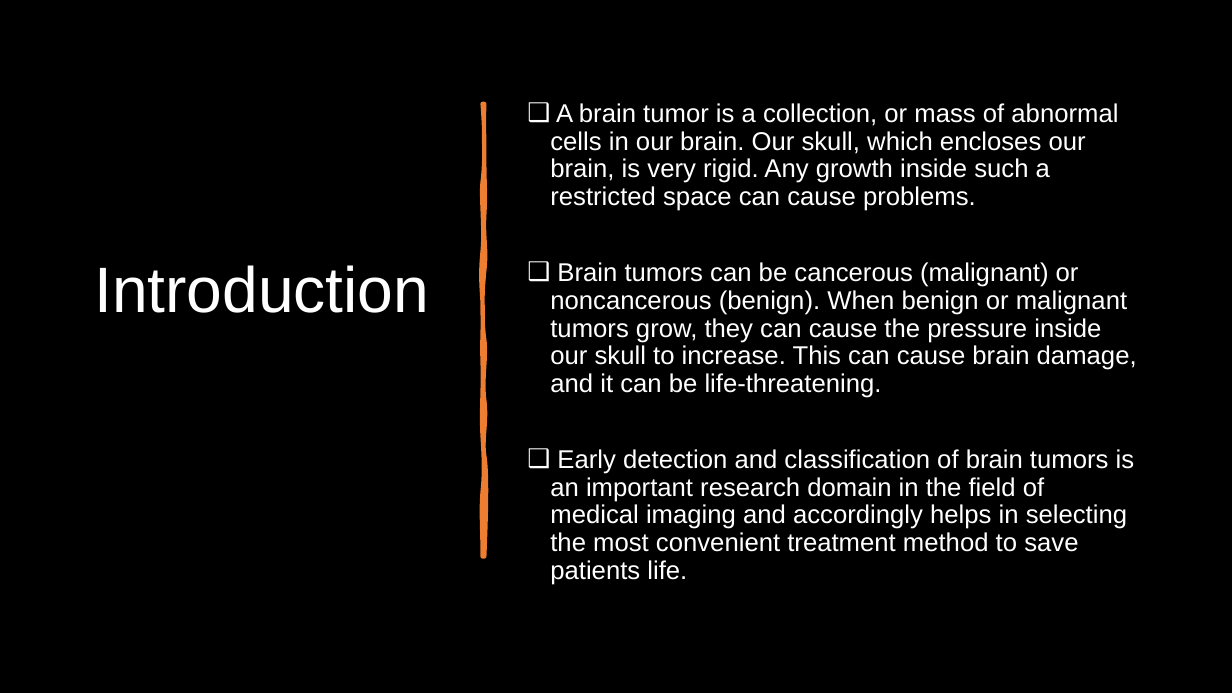
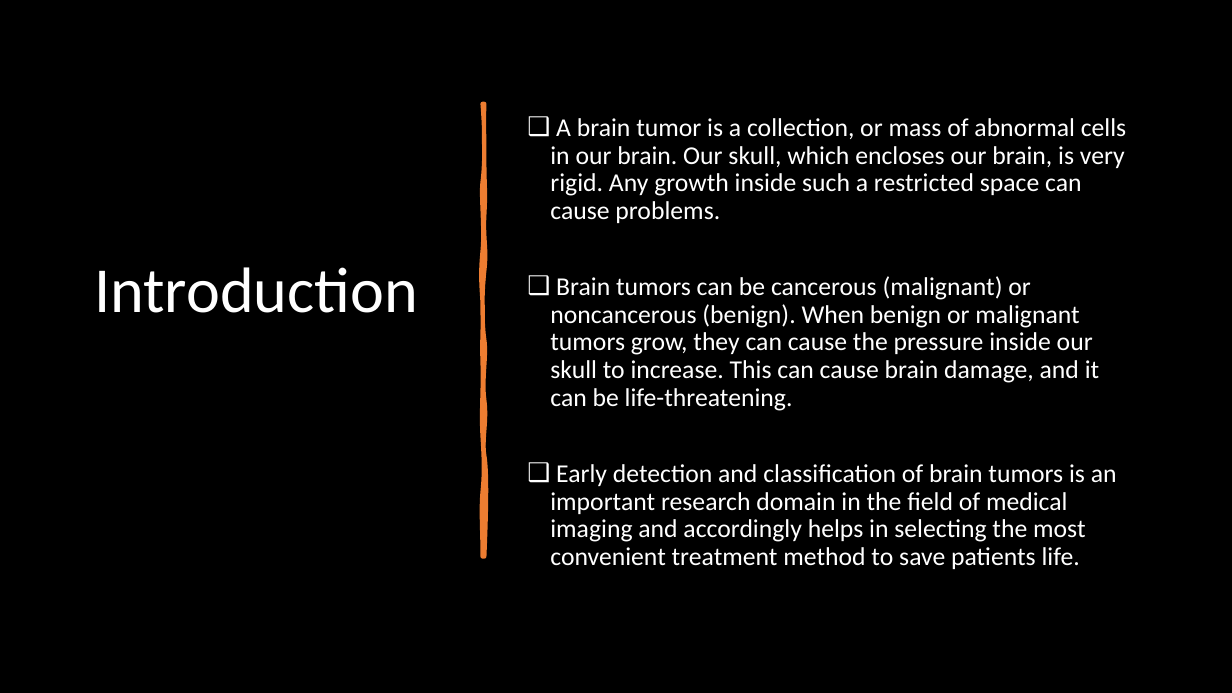
Before and after one commit to ahmedshahjahan/Data-Science-Capstone-Project-Brain-Tumor-Classification-Using-Deep-Learning, a slide deck: slide 3 of Capstone_Three_Final_Presentation (Shahjahan Ahmed).pptx. Drawn at 1232x693 pixels with LibreOffice and Linux fonts; fonts in the diff are those of the drawing. Boxes give left, top, right and bottom in pixels: in the first picture for what was removed or moved away, otherwise in the second. Text is boxed around its words. In the diff, an @@ line names an element or a change of style, - is before the commit and + after.

```diff
--- a/Capstone_Three_Final_Presentation (Shahjahan Ahmed).pptx
+++ b/Capstone_Three_Final_Presentation (Shahjahan Ahmed).pptx
@@ title "Introduction" at (x1=94, y1=267, x2=418, y2=313): font Arial to Calibri @@
@@ text "A brain tumor is a ..." at (x1=550, y1=118, x2=1126, y2=569): font Arial to Calibri @@
```
Also in this commit, not shown: 17 other slides changed.
